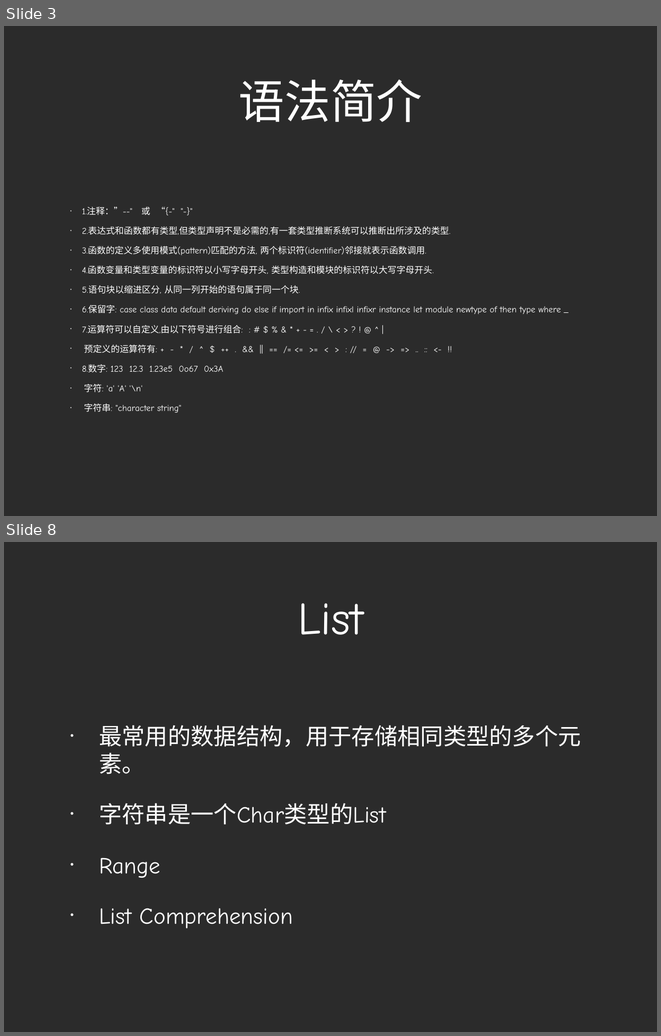
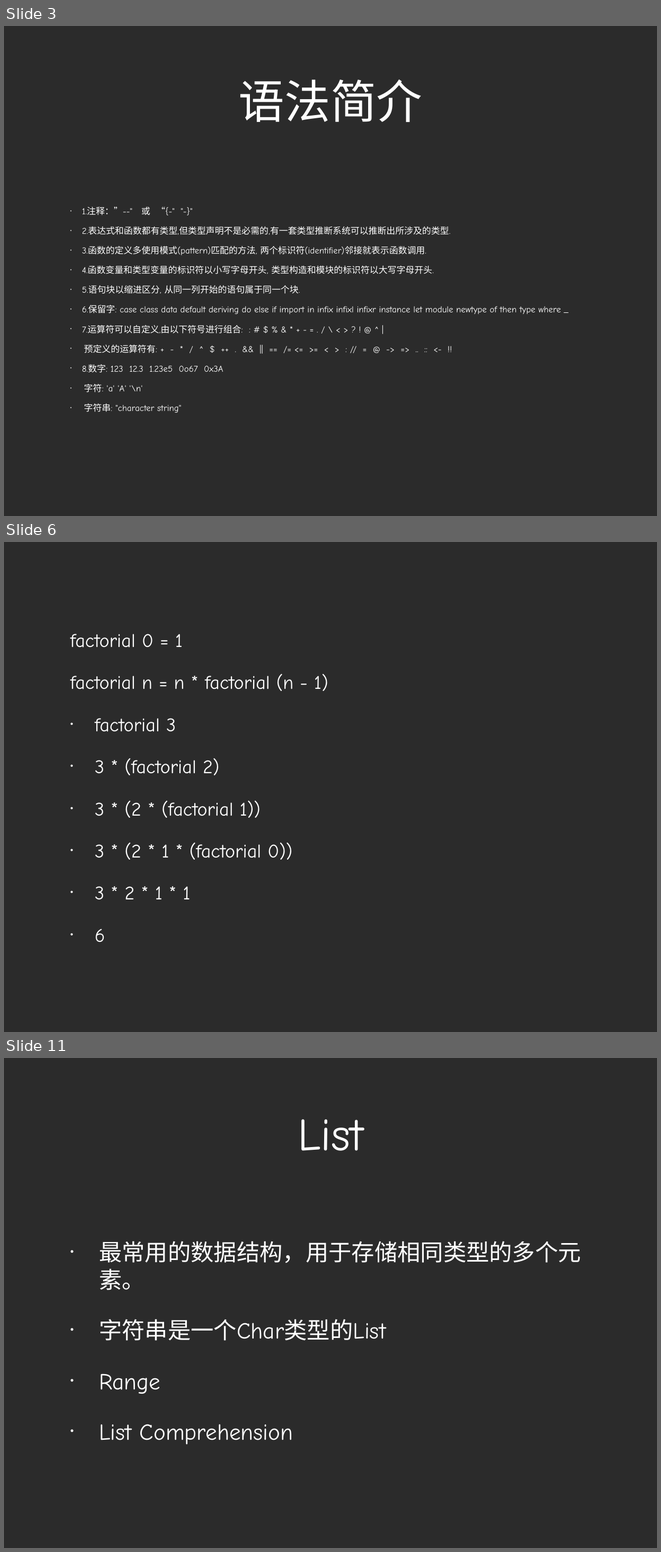
Before and after one commit to zhizhuwang/codekata, a slide deck: haskell/Haskell Basics.ppt. Shown one above the other, each under a label of ours: slides 3 and 8 before the commit, slides 3, 6 and 11 after it; the slides between them are not shown. The pictures are 661x1036 and 661x1552 pixels, drawn with LibreOffice and Linux fonts; fonts in the diff are those of the drawing; background and template pictures are left out; a plain dark background stands for a picture behind light text. Boxes give left, top, right and bottom in pixels: in the first picture for what was removed or moved away, otherwise in the second. Text is boxed around its words. In the diff, an @@ line names an element or a change of style, - is before the commit and + after.

```diff
--- a/haskell/Haskell Basics.ppt
+++ b/haskell/Haskell Basics.ppt
@@ slide 6 added at <box>4,542,657,1032</box>, background picture (left out) @@
@@ text added at <box>70,634,328,942</box>, 30 pt, text #FFFFFF @@
+    factorial 0 = 1
+    factorial n = n * factorial (n - 1)
+• factorial 3
+• 3 * (factorial 2)
+• 3 * (2 * (factorial 1))
+• 3 * (2 * 1 * (factorial 0))
+• 3 * 2 * 1 * 1
+• 6
@@ what was slide 8 is now slide 11 @@
```
Also in this commit, not shown: 3 slides changed, 15 other slides added, 2 slides removed, 34 other files.
